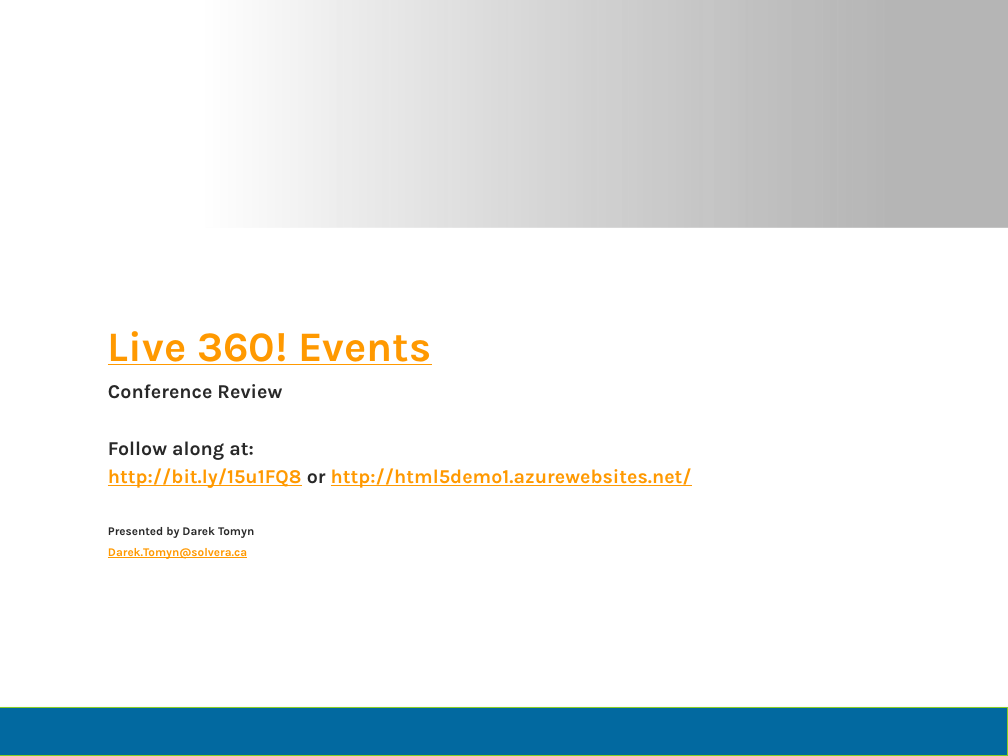
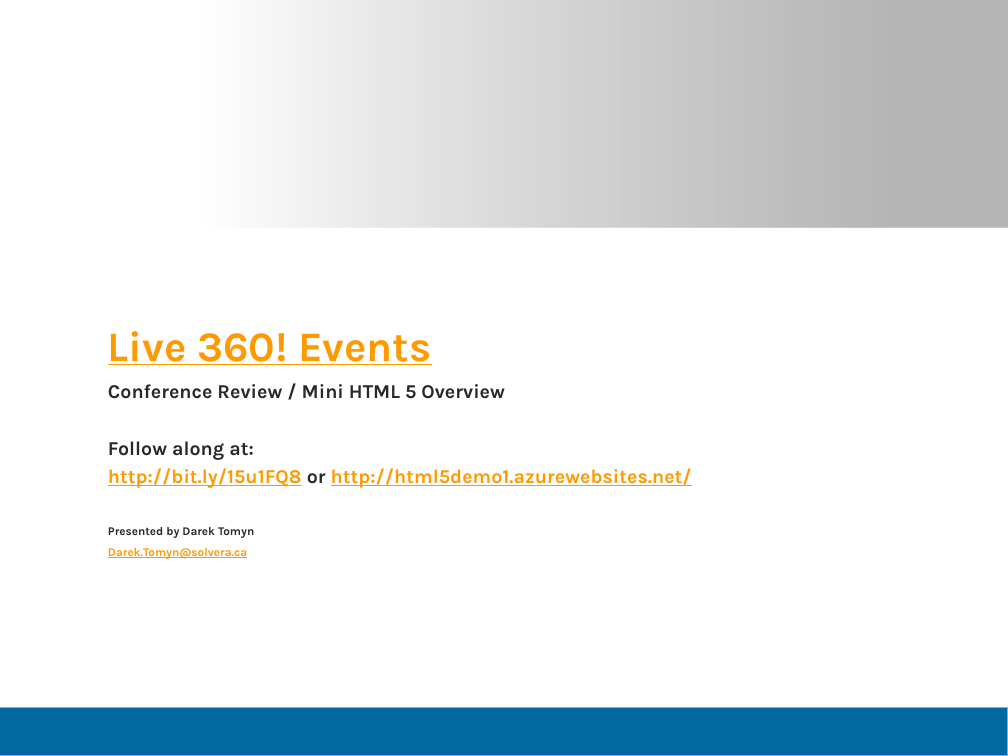
Before and after one commit to dtomyn/HTML5Demo1, a slide deck: slide 1 of Docs/2012 - Live360 Event Review (NEWER).pptx. Drawn at 1008x756 pixels with LibreOffice and Linux fonts; fonts in the diff are those of the drawing; background and template pictures are left out. Boxes give left, top, right and bottom in pixels: in the first picture for what was removed or moved away, otherwise in the second. Text is boxed around its words. In the diff, an @@ line names an element or a change of style, - is before the commit and + after.

```diff
--- a/Docs/2012 - Live360 Event Review (NEWER).pptx
+++ b/Docs/2012 - Live360 Event Review (NEWER).pptx
@@ subtitle at (x1=108, y1=384, x2=505, y2=399): text changed @@
-Conference Review
+Conference Review / Mini HTML 5 Overview
```
Also in this commit, not shown: 10 other slides changed, 1 slide added, 2 slides removed, 5 other files.
